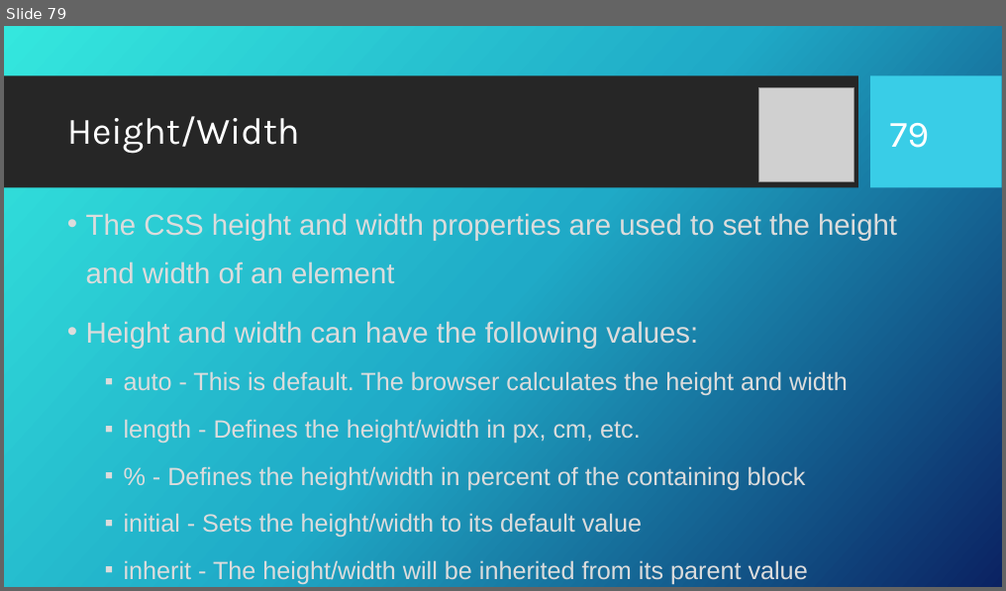
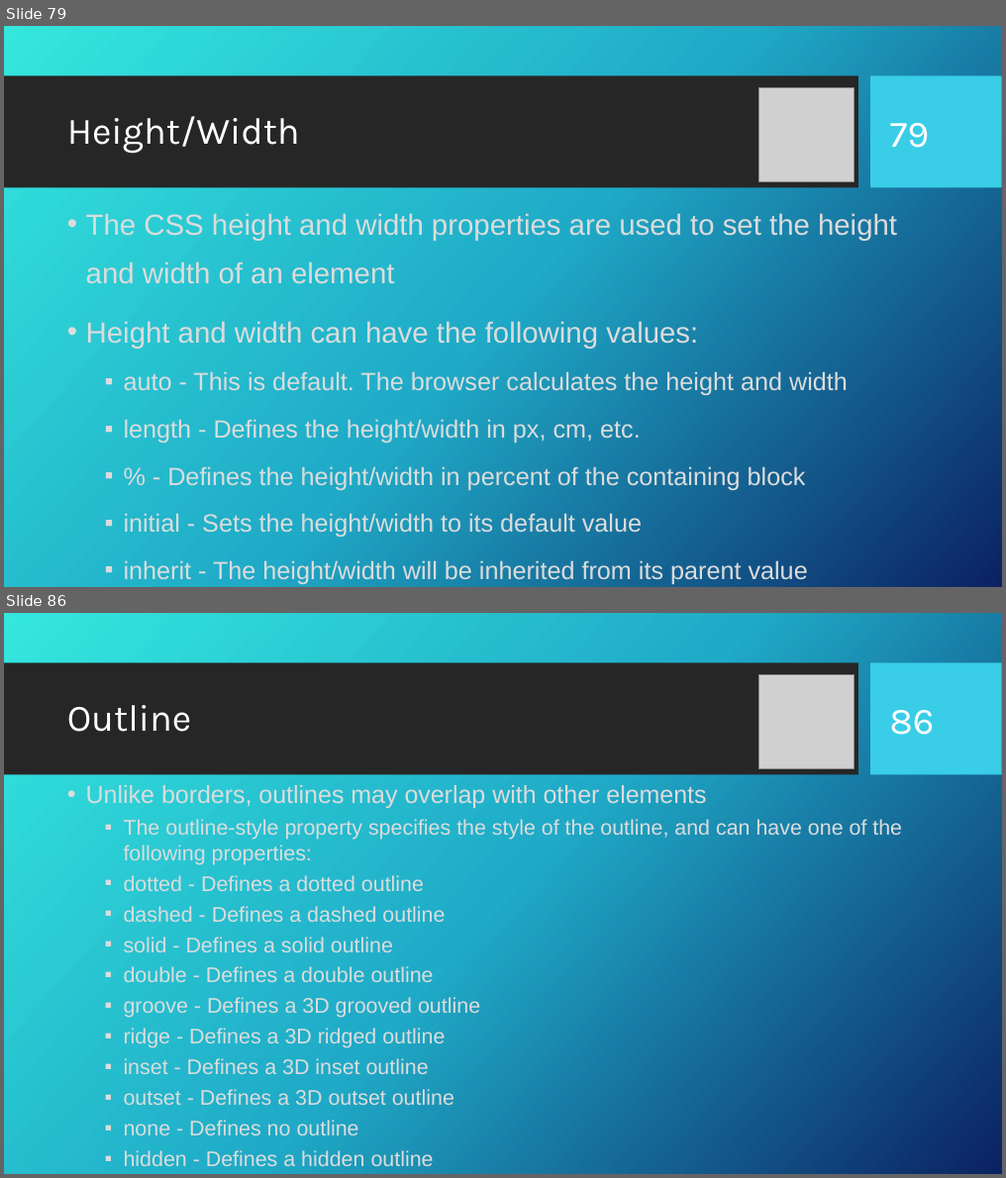
Before and after one commit to KurtAbraham/CS451, a slide deck: CS 451-KAbraham-Internet Technologies Tutorials.pptx. Shown one above the other, each under a label of ours: slide 79 before the commit, slides 79 and 86 after it; the slides between them are not shown. The pictures are 1006x591 and 1006x1178 pixels, drawn with LibreOffice and Linux fonts; fonts in the diff are those of the drawing; grey boxes stand for pictures; background and template pictures are left out. Boxes give left, top, right and bottom in pixels: in the first picture for what was removed or moved away, otherwise in the second. Text is boxed around its words. In the diff, an @@ line names an element or a change of style, - is before the commit and + after.

```diff
--- a/CS 451-KAbraham-Internet Technologies Tutorials.pptx
+++ b/CS 451-KAbraham-Internet Technologies Tutorials.pptx
@@ slide 86 added at (4,613,1002,1174), background picture (left out); not listed: 2 template elements that a slide beside it also shows @@
@@ picture added at (759,674,853,768) @@
@@ title added at (67,705,191,732), 36 pt, text #FFFFFF @@
+Outline
@@ page number added at (890,710,935,735), 36 pt, text #FFFFFF @@
+86
@@ text added at (86,785,902,1166), 20.4 pt, text #DCDCDC @@
+• Unlike borders, outlines may overlap with other elements
+  ▪ The outline-style property specifies the style of the outline, and can have one of the following properties:
+  ▪ dotted - Defines a dotted outline
+  ▪ dashed - Defines a dashed outline
+  ▪ solid - Defines a solid outline
+  ▪ double - Defines a double outline
+  ▪ groove - Defines a 3D grooved outline
+  ▪ ridge - Defines a 3D ridged outline
+  ▪ inset - Defines a 3D inset outline
+  ▪ outset - Defines a 3D outset outline
+  ▪ none - Defines no outline
+  ▪ hidden - Defines a hidden outline
```
Also in this commit, not shown: 1 slide changed, 46 other slides added, 1 other file.
